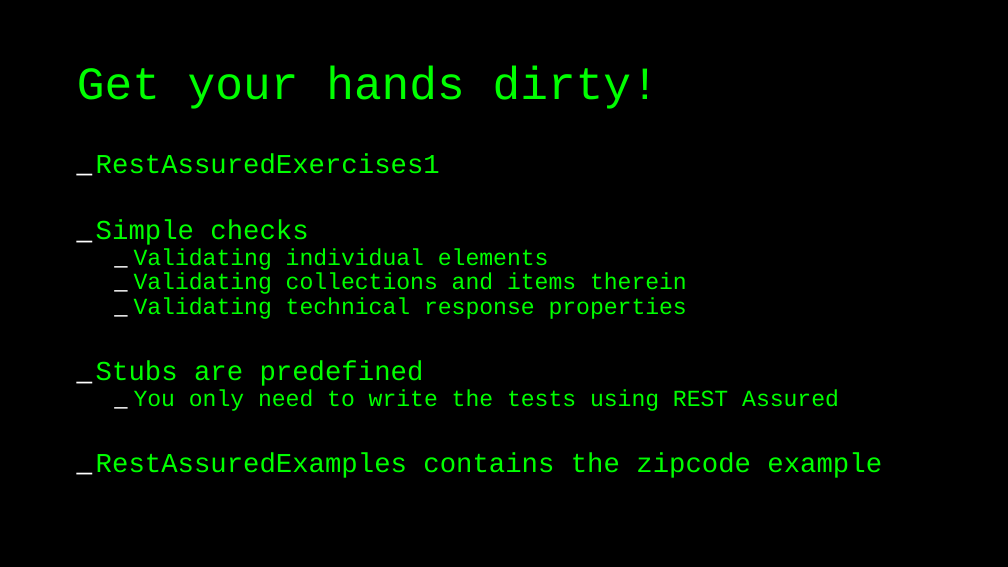
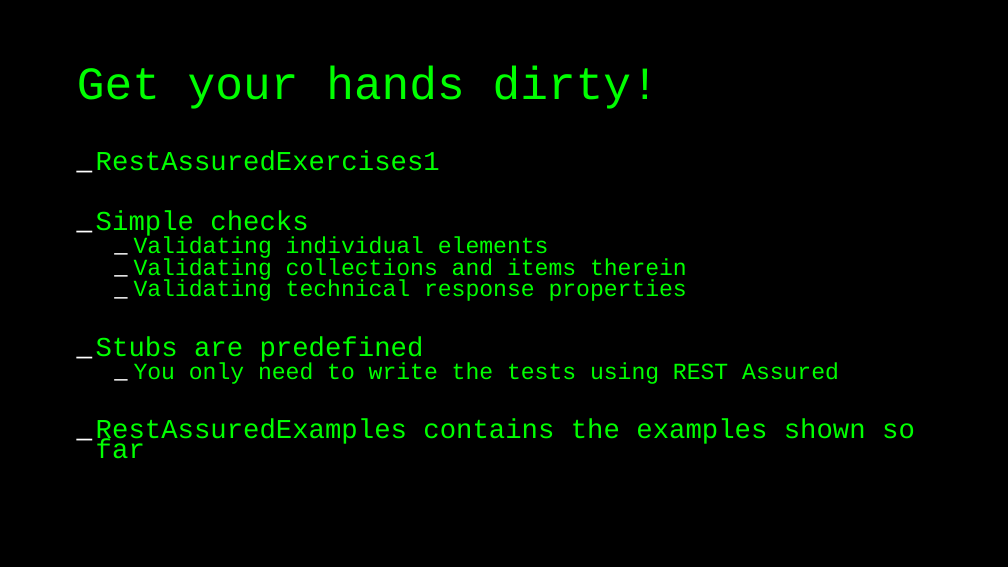
Before and after one commit to basdijkstra/rest-assured-workshop, a slide deck: slide 20 of RestAssuredWorkshop.odp (slide 21 before the commit). Drawn at 1008x567 pixels with LibreOffice and Linux fonts; fonts in the diff are those of the drawing. Boxes give left, top, right and bottom in pixels: in the first picture for what was removed or moved away, otherwise in the second. Text is boxed around its words. In the diff, an @@ line names an element or a change of style, - is before the commit and + after.

Commit message:
Reviewed exercises series 5, saved slides in different formats

```diff
--- a/RestAssuredWorkshop.odp
+++ b/RestAssuredWorkshop.odp
@@ text at box(96, 151, 839, 384): line spacing 0.7 to 0.6 @@
@@ text at box(96, 419, 915, 459): text changed @@
-_ RestAssuredExamples contains the zipcode example
+_ RestAssuredExamples contains the examples shown so far
```
Also in this commit, not shown: 17 other slides changed, 3 slides added, 6 slides removed, 8 other files.
